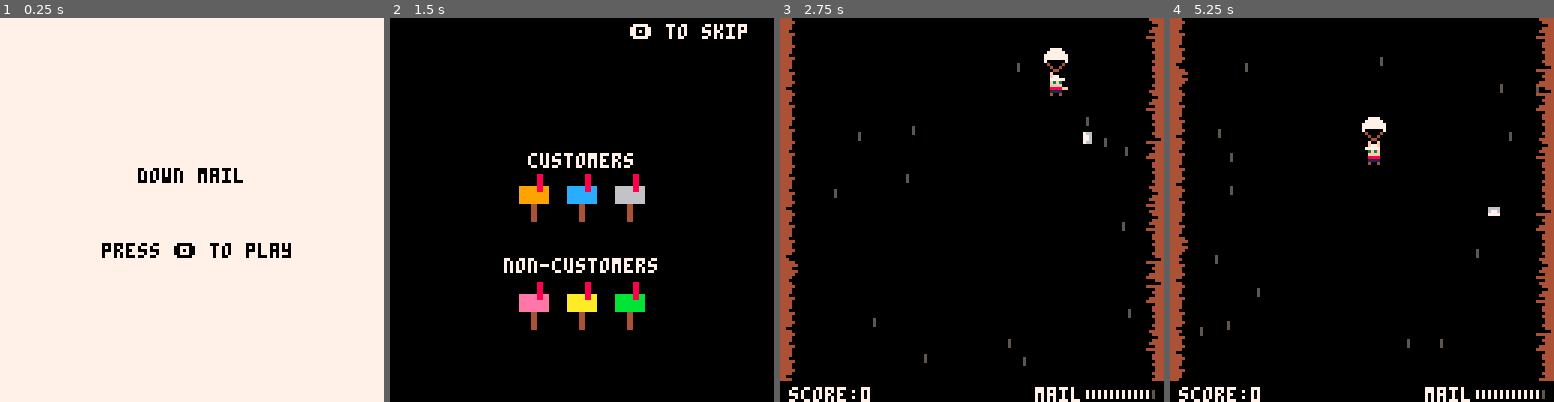
Above: before the commit, frames 1-4 (left to right).
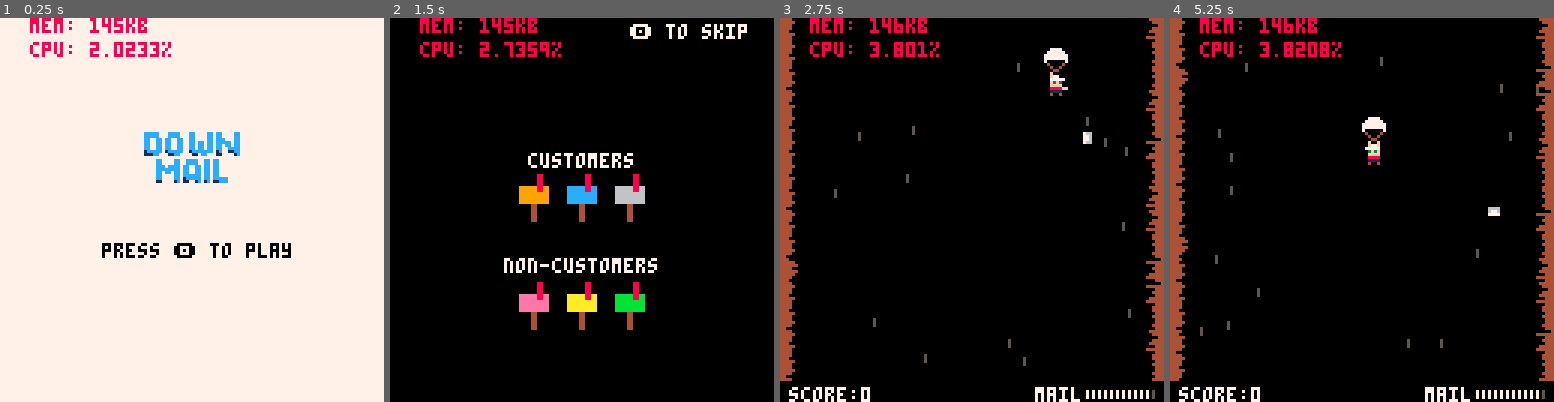
Above: after the commit, the same moments.

Repository: sugarvoid/down-mail
Game: PICO-8 cartridge down_mail.p8
Same seed, same stepped clock (60 frames per second), same inputs: the game is played once before the commit and once after it.
Inputs:
- Up to frame 1 (0.25 s): no input
- Up to frame 2 (1.5 s): tap X (X key) at 0.33, 1.07 s; tap O (Z key) at 0.7 s
- Up to frame 3 (2.75 s): hold Right 1.6-2.1 s; tap O (Z key) at 1.7, 2.1, 2.5 s; tap X (X key) at 1.85 s; hold Up 2.15-2.42 s; hold Right from 2.47 s (still down)
- Up to frame 4 (5.25 s): tap O (Z key) every 0.4 s from 2.9 to 4.9 s; tap X (X key) at 2.97, 4.08, 5.2 s; release Right at 3.03 s; hold Left 3.08-3.58 s; hold Down 3.63-3.97 s; hold Right 4.02-4.68 s; hold Up 4.73-5.03 s; hold Left from 5.08 s (still down)

The runs differ from the first frame. In frame 1, 3.0% of the frame differs, in the area x 7-64%, y 0-43%; in frame 2, 1.0%; in frame 3, 1.0%; in frame 4, 1.1%.

Commit message:
Add colored title

Diff:
--- a/src/main.lua
+++ b/src/main.lua
@@ -1,4 +1,4 @@
-is_debug = false
+is_debug = true
 
 cols = { 12, 14, 10, 11, 9, 6 } --"b","y","p","g"}
 customers = {}
@@ -39,7 +39,7 @@
 }
 
 g_state = nil
-deliveries_needed = 6
+deliveries_needed = 2 -- 6
 deliveries_left = deliveries_needed
 
 end_text_l1 = ""
@@ -294,7 +294,9 @@
 
 function draw_title()
     cls(7)
-    print("down mail", hcenter("down mail"), 50, 0)
+    spr(200, 48, 34, 4, 2)
+    spr(232, 48, 34+10, 4, 2)
+    --print("down mail", hcenter("down mail"), 50, 0)
     print("press 🅾️ to play", hcenter("press 🅾️ to play"), 75, 0)
 end
 
Not shown, changed: 42 lines of the sprite sheet (__gfx__) section of down_mail.p8
